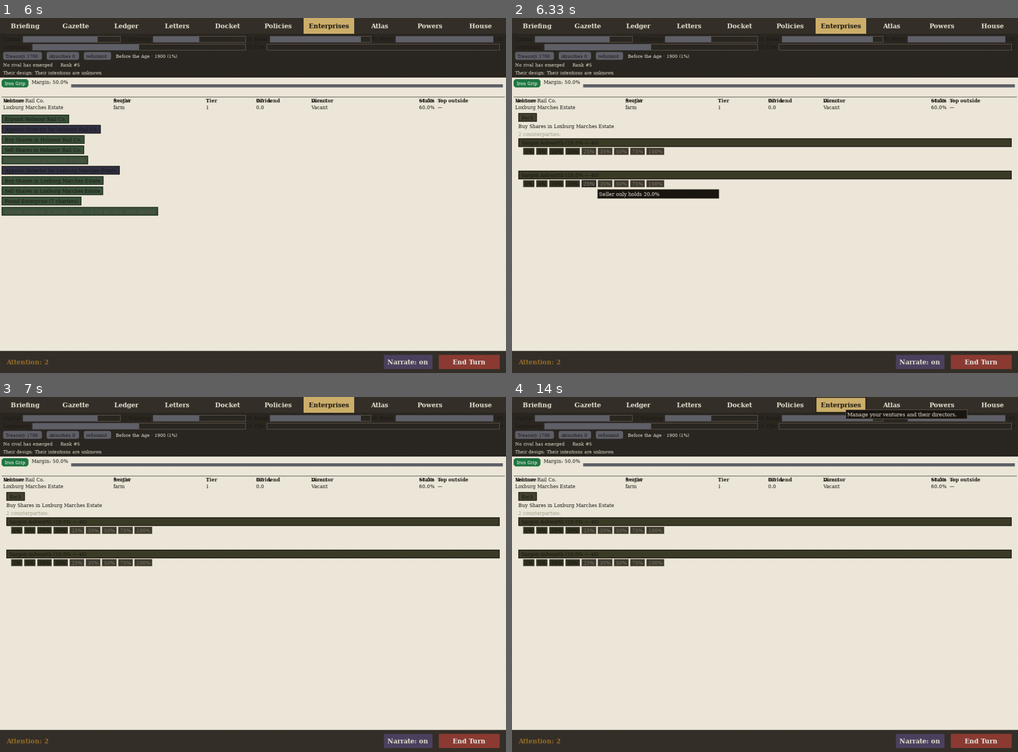
Above: before the commit, frames 1-4 (two rows, left to right).
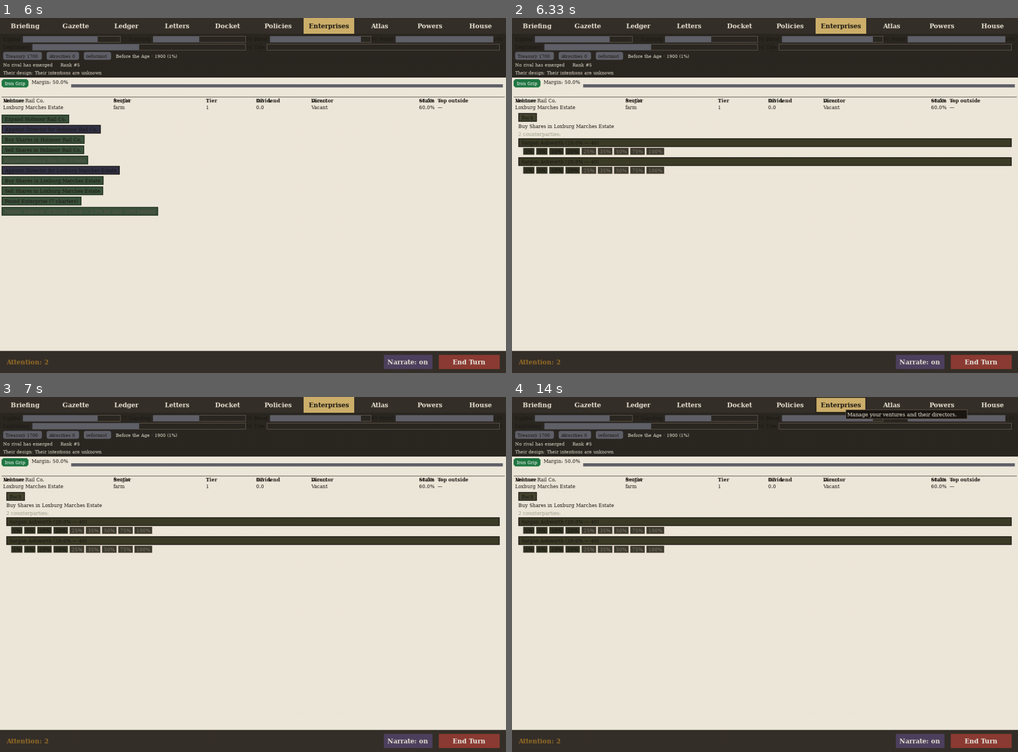
Above: after the commit, the same moments.

Repository: civersen222/Guilded-Age
Game: pygame game, started from gilded/__main__.py
Same seed, same stepped clock (60 frames per second), same inputs: the game is played once before the commit and once after it.
Inputs (mouse positions are in pixels of both pictures, inside the frame that each line leads up to):
- Up to frame 1 (6 s): click "Enterprises" at 0.38 s; click (65, 160) at 0.72 s; click (273, 238) at 1.05 s; click "Enterprises" at 1.38 s; click (384, 64) at 1.72 s; click "Enterprises" at 2.62 s; click (212, 174) at 2.95 s
- Up to frame 2 (6.33 s): click (592, 184) at 6.12 s
- Up to frame 3 (7 s): click (242, 698) at 6.45 s
- Up to frame 4 (14 s): click (780, 606) at 13.58 s; click "Enterprises" at 13.92 s

Frame 1 is identical in both runs. In frame 2, 6.5% of the frame differs, in the area x 1-99%, y 39-51%; in frame 3, 5.8%; in frame 4, 5.8%.

Commit message:
I4d2b3f — fix share picker rows drawn on top of each other
The counterparty loop in _draw_share_picker had y += txt_h + 12
unconditionally at the end, but the can_afford branch already
advanced y inside the ladder button loop (y = rung_y + btn_h + 6).
This caused a double-increment: afford-able rows jumped too far,
then the content.bottom - 40 guard cut off the remaining rows.

Fix: move y += txt_h + 12 into the else (cannot-afford) branch so
each path increments exactly once.

Diff:
--- a/gilded/ui/broadsheet.py
+++ b/gilded/ui/broadsheet.py
@@ -2099,7 +2099,7 @@
         y += body.get_height() + 4
 
         for cp in counterparties:
-            if y > content.bottom - 40:
+            if y > content.bottom - 80:
                 break
             cid = cp["id"]
             cname = cp["name"]
@@ -2171,7 +2171,7 @@
                 surface.blit(disabled_surf, (PAD + 8, y + 4))
                 reason = f"Cannot afford this trade (treasury {treasury:.0f})"
                 self.regions.add(Region(rect=txt_rect, action=None, state=RegionState.DISABLED, reason=reason, hint=reason, group="picker"))
-            y += txt_h + 12
+                y += txt_h + 12
 
     def _draw_house(self, surface, content: pygame.Rect) -> None:
         g, name = self.game, self.house
